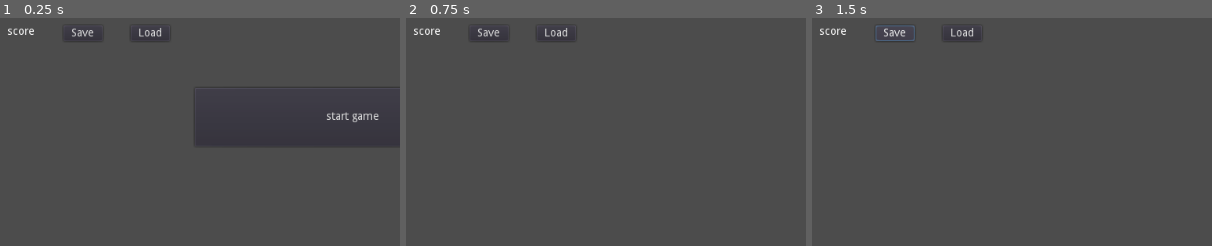
Above: before the commit, frames 1-3 (left to right).
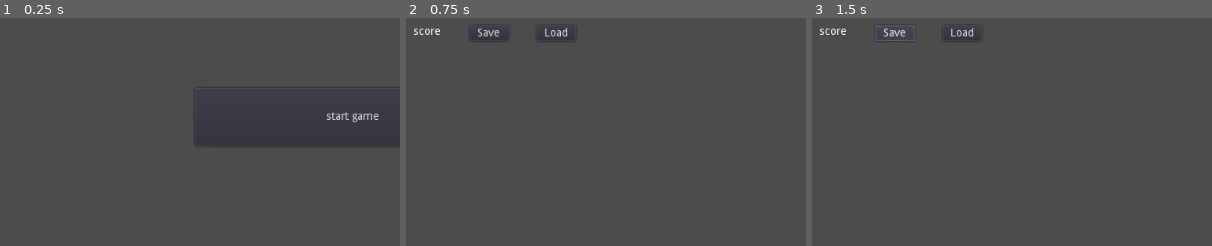
Above: after the commit, the same moments.

Repository: spookybear/Godot_game-template_2D
Game: Godot game, scene res://TitleScreen.tscn
Two runs of this game, one before a commit and one after it. Both use one fixed random seed, a clock stepped at 60 frames per second and the inputs below. The engine's default icon, where the game draws it, is replaced by a stand-in: a white triangle on a blue panel in a dark square.
Inputs:
- Up to frame 1 (0.25 s): no input
- Up to frame 2 (0.75 s): click "start game" at 0.5 s
- Up to frame 3 (1.5 s): click "Save" at 1.25 s
The pictures show only the part of the screen within x 2-52%, y 0-50%; the shares and areas given below are measured in that part.

The runs differ from the first frame. In frame 1, 0.4% of the frame differs, in the area x 2-42%, y 4-10%; in frame 2, nothing differs; in frame 3, nothing differs.

Commit message:
hide and show hud

Diff:
--- a/TitleScreen.gd
+++ b/TitleScreen.gd
@@ -1,6 +1,7 @@
 extends Control
 onready var hud = get_node("/root/Hud")
 func _ready() -> void:
+	hud.offset.x = -300
 	pass
 
 func _on_start_game_pressed() -> void:
--- a/world.gd
+++ b/world.gd
@@ -3,7 +3,7 @@
 
 
 func _ready():
-
+	hud.offset.x = 0
 	pass
 func _input(event: InputEvent) -> void:
 	Global.connect("save_game",self,"save_room")
